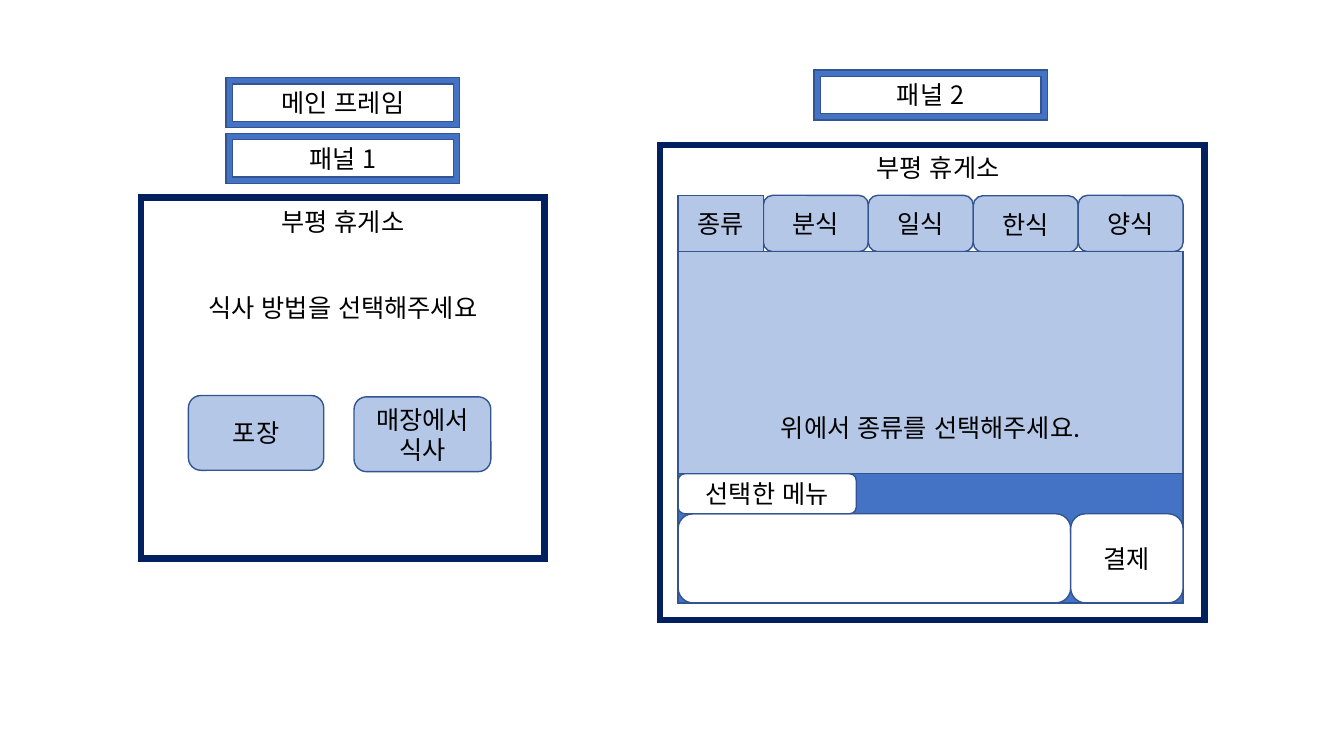
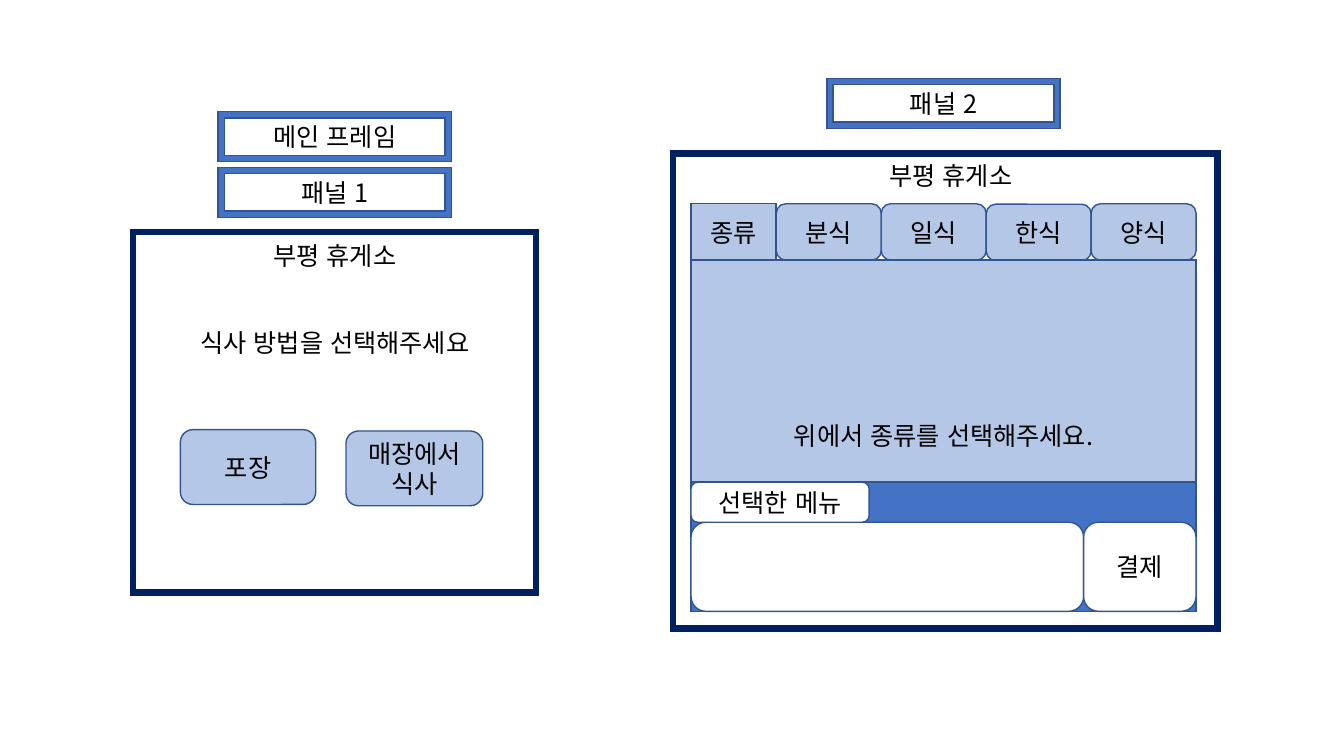
Before and after one commit to ase10git/JavaProject, a slide deck: slide 2 of 자바프로젝트 20231114.pptx (slide 1 before the commit). Drawn at 1344x756 pixels with LibreOffice and Linux fonts; fonts in the diff are those of the drawing. Boxes give left, top, right and bottom in pixels: in the first picture for what was removed or moved away, otherwise in the second. Text is boxed around its words. In the diff, an @@ line names an element or a change of style, - is before the commit and + after.

```diff
--- a/자바프로젝트 20231114.pptx
+++ b/자바프로젝트 20231114.pptx
@@ frame "패널 2": place and size @@
-frame "패널 2" at (815, 70, 1048, 119)
+frame "패널 2" at (827, 79, 1060, 128)
@@ rounded rectangle "한식": place and size @@
-rounded rectangle "한식" at (974, 196, 1079, 252)
+rounded rectangle "한식" at (986, 205, 1091, 261)
@@ 2 texts, 2 rounded rectangles, 2 frames, 1 rectangle: place and size @@
-2 texts, 2 rounded rectangles, 2 frames, 1 rectangle at (141, 78, 544, 559)
+2 texts, 2 rounded rectangles, 2 frames, 1 rectangle at (133, 112, 536, 593)
@@ 6 rounded rectangles, 4 rectangles, 1 text: place and size @@
-6 rounded rectangles, 4 rectangles, 1 text at (660, 145, 1205, 620)
+6 rounded rectangles, 4 rectangles, 1 text at (674, 153, 1218, 628)
```
Also in this commit, not shown: 1 slide added.
